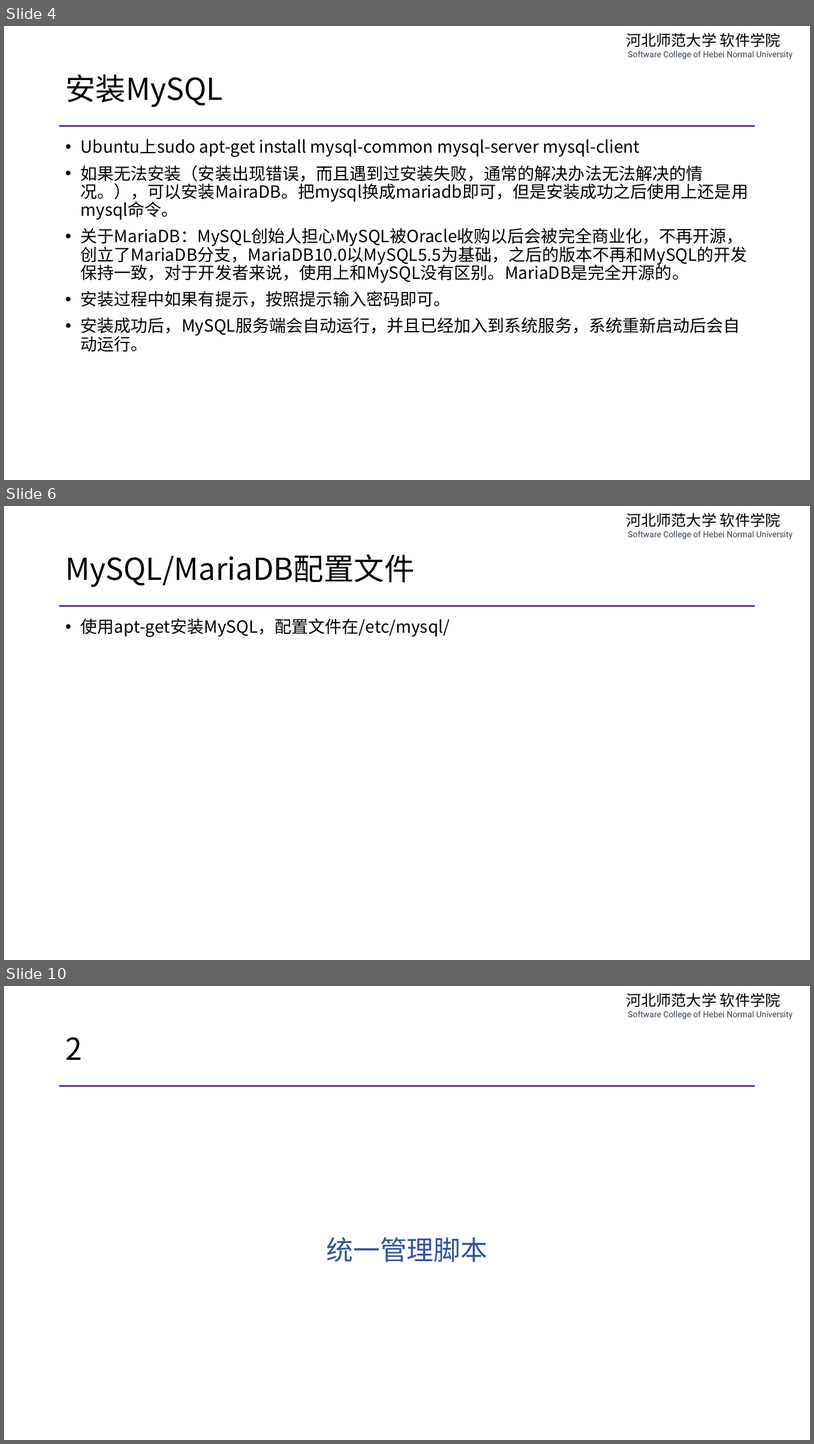
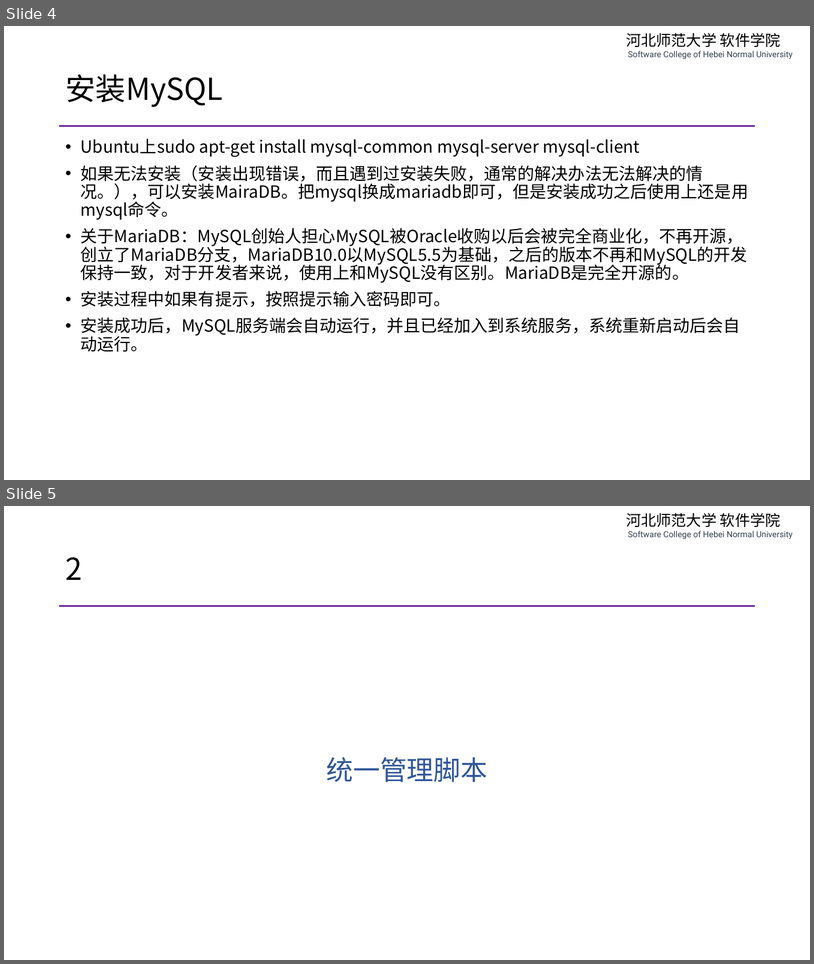
Before and after one commit to edu2act/course-php-serverside-development-on-linux, a slide deck: materials/slides/ch04-complete-lnmp.pptx. Shown one above the other, each under a label of ours: slides 4, 6 and 10 before the commit, slides 4 and 5 after it; the slides between them are not shown. The pictures are 814x1444 and 814x964 pixels, drawn with LibreOffice and Linux fonts; fonts in the diff are those of the drawing. Boxes give left, top, right and bottom in pixels: in the first picture for what was removed or moved away, otherwise in the second. Text is boxed around its words. In the diff, an @@ line names an element or a change of style, - is before the commit and + after.

```diff
--- a/materials/slides/ch04-complete-lnmp.pptx
+++ b/materials/slides/ch04-complete-lnmp.pptx
@@ slide 6 removed at box(4, 506, 810, 960), background #FFFFFF; not listed: 2 template elements that a slide beside it also shows @@
@@ title removed at box(65, 554, 414, 587) @@
-MySQL/MariaDB配置文件
@@ text removed at box(81, 618, 450, 637) @@
-• 使用apt-get安装MySQL，配置文件在/etc/mysql/
@@ what was slide 10 is now slide 5 @@
```
Also in this commit, not shown: 4 other slides removed, 4 other files.
